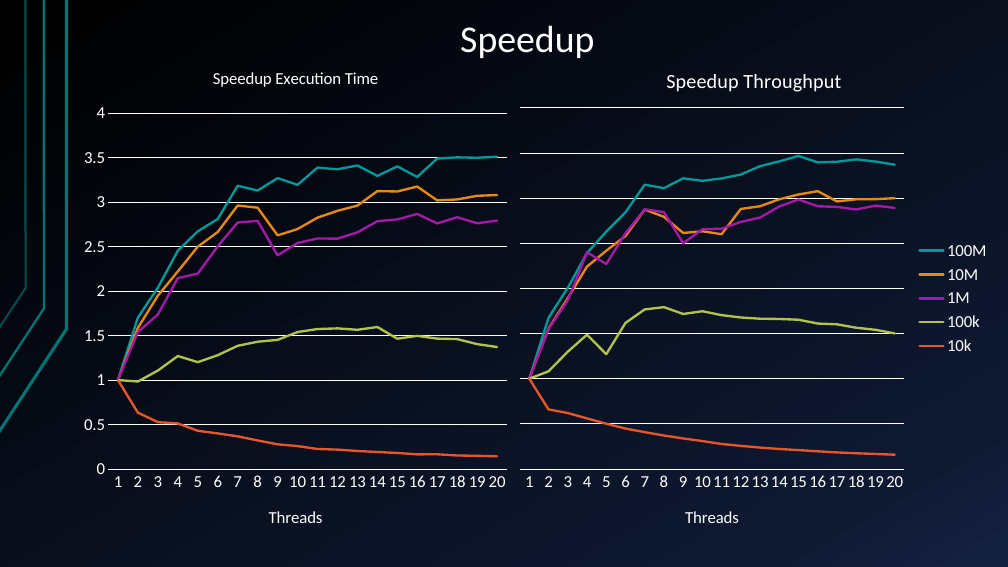
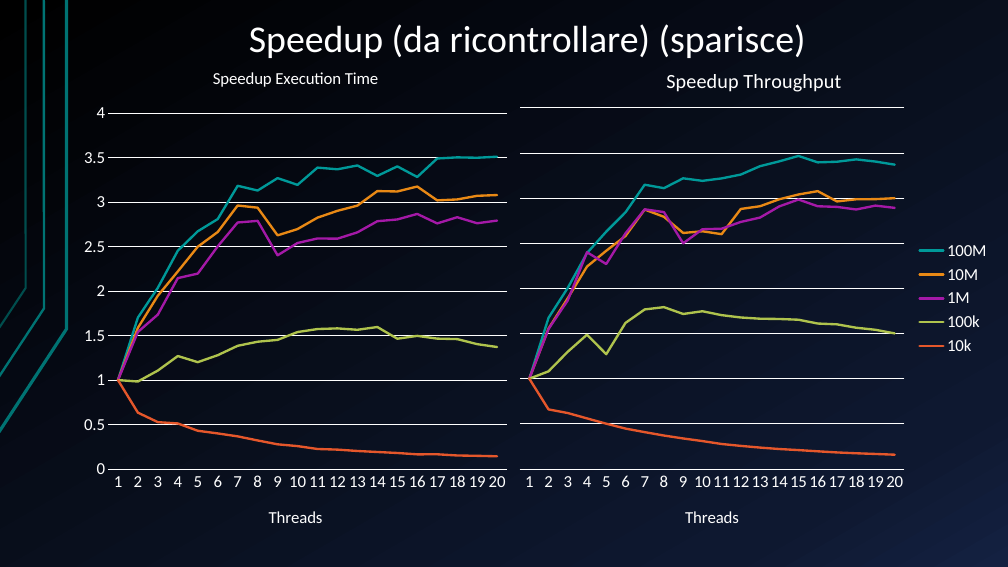
Before and after one commit to glmquint/K-Means-local, a slide deck: slide 7 of documentazione/presentazione.pptx. Drawn at 1008x567 pixels with LibreOffice and Linux fonts; fonts in the diff are those of the drawing. Boxes give left, top, right and bottom in pixels: in the first picture for what was removed or moved away, otherwise in the second. Text is boxed around its words. In the diff, an @@ line names an element or a change of style, - is before the commit and + after.

```diff
--- a/documentazione/presentazione.pptx
+++ b/documentazione/presentazione.pptx
@@ title at (249, 24, 806, 58): text changed @@
-Speedup
+Speedup (da ricontrollare) (sparisce)
```
Also in this commit, not shown: 1 other slide changed, 9 slides added.
